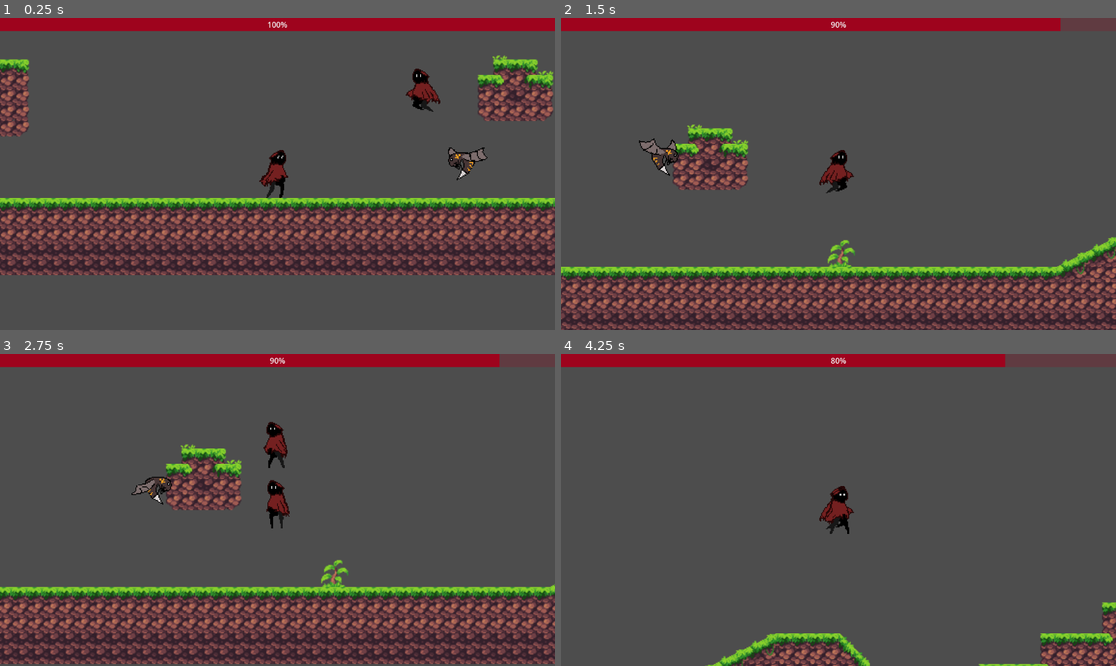
Above: before the commit, frames 1-4 (two rows, left to right).
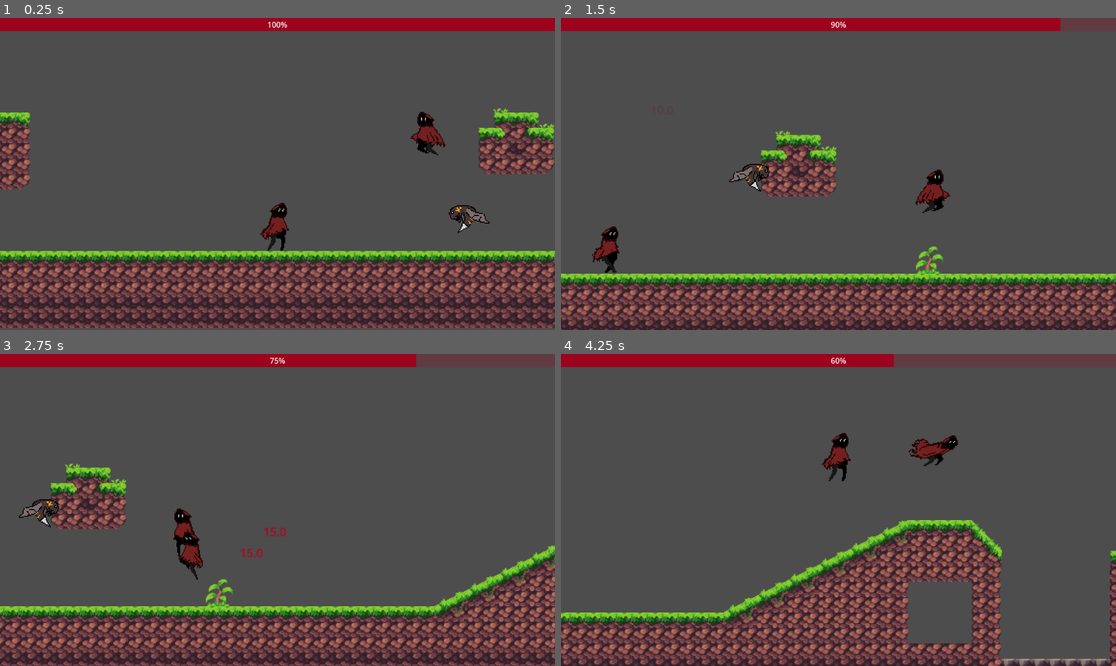
Above: after the commit, the same moments.

Repository: shrwnrhm/CopyPlatformer
Game: Godot game, scene res://Scenes/test_scene.tscn
Two runs of this game, one before a commit and one after it. Both use one fixed random seed, a clock stepped at 60 frames per second and the inputs below.
Inputs:
- Up to frame 1 (0.25 s): no input
- Up to frame 2 (1.5 s): hold X (attack) 0.53-1.28 s; hold Right (move_right) from 0.53 s (still down); tap Space (jump) at 0.77, 1.07 s; tap Z (special) at 0.8, 1.35 s
- Up to frame 3 (2.75 s): tap Space (jump) at 1.52, 1.55, 1.82 s; release Right (move_right) at 2.03 s; hold Left (move_left) from 2.03 s (still down); hold Space (jump) from 2.03 s (still down); tap X (attack) at 2.3 s
- Up to frame 4 (4.25 s): release Left (move_left) at 2.78 s; release Space (jump) at 2.78 s; hold Right (move_right) from 2.78 s (still down); tap X (attack) at 2.85 s; tap Space (jump) at 3.02, 3.32, 3.77, 3.8, 4.07 s; tap Z (special) at 3.05 s; hold Z (special) from 3.53 s (still down)

The runs differ from the first frame. In frame 1, 45% of the frame differs, in the area x 0-100%, y 12-100%; in frame 2, 21%; in frame 3, 28%; in frame 4, 24%.

Commit message:
Latest updates

Diff:
--- a/Scenes/sewfly.tscn
+++ b/Scenes/Characters/sewfly.tscn
@@ -63,13 +63,14 @@
 }]
 
 [sub_resource type="CapsuleShape2D" id="CapsuleShape2D_umbdo"]
-radius = 15.0
+radius = 12.0
+height = 28.0
 
 [sub_resource type="CircleShape2D" id="CircleShape2D_syu1c"]
 radius = 5.0
 
 [sub_resource type="CircleShape2D" id="CircleShape2D_4dexq"]
-radius = 12.0
+radius = 10.198039
 
 [sub_resource type="Animation" id="Animation_yv5pb"]
 length = 0.001
@@ -124,6 +125,7 @@
 
 [sub_resource type="Animation" id="Animation_4dexq"]
 resource_name = "attack"
+length = 0.25
 tracks/0/type = "value"
 tracks/0/imported = false
 tracks/0/enabled = true
@@ -143,10 +145,10 @@
 tracks/1/interp = 1
 tracks/1/loop_wrap = true
 tracks/1/keys = {
-"times": PackedFloat32Array(0, 0.15, 0.4, 0.6),
-"transitions": PackedFloat32Array(1, 1, 1, 1),
-"update": 1,
-"values": [0, 1, 2, 0]
+"times": PackedFloat32Array(0, 0.05, 0.15),
+"transitions": PackedFloat32Array(1, 1, 1),
+"update": 1,
+"values": [0, 1, 2]
 }
 tracks/2/type = "value"
 tracks/2/imported = false
@@ -155,10 +157,10 @@
 tracks/2/interp = 1
 tracks/2/loop_wrap = true
 tracks/2/keys = {
-"times": PackedFloat32Array(0, 0.15, 0.4, 0.6),
-"transitions": PackedFloat32Array(1, 1, 1, 1),
-"update": 1,
-"values": [Vector2(-2, 13), Vector2(3, 6), Vector2(-13, 17), Vector2(-2, 13)]
+"times": PackedFloat32Array(0, 0.05, 0.15),
+"transitions": PackedFloat32Array(1, 1, 1),
+"update": 1,
+"values": [Vector2(-2, 13), Vector2(3, 6), Vector2(-13, 17)]
 }
 tracks/3/type = "value"
 tracks/3/imported = false
@@ -167,15 +169,32 @@
 tracks/3/interp = 1
 tracks/3/loop_wrap = true
 tracks/3/keys = {
-"times": PackedFloat32Array(0, 0.15, 0.4, 0.6),
-"transitions": PackedFloat32Array(1, 1, 1, 1),
-"update": 1,
-"values": [Vector2(1, 1), Vector2(1, 1), Vector2(2, 2), Vector2(1, 1)]
+"times": PackedFloat32Array(0, 0.15),
+"transitions": PackedFloat32Array(1, 1),
+"update": 1,
+"values": [Vector2(1, 1), Vector2(2, 2)]
+}
+tracks/4/type = "method"
+tracks/4/imported = false
+tracks/4/enabled = true
+tracks/4/path = NodePath(".")
+tracks/4/interp = 1
+tracks/4/loop_wrap = true
+tracks/4/keys = {
+"times": PackedFloat32Array(0.15, 0.25),
+"transitions": PackedFloat32Array(1, 1),
+"values": [{
+"args": [],
+"method": &"enable_attack_state_attack_damage"
+}, {
+"args": [],
+"method": &"reset_to_default_state_stats"
+}]
 }
 
 [sub_resource type="Animation" id="Animation_dq30u"]
 resource_name = "idle"
-length = 0.6
+length = 0.3
 loop_mode = 1
 tracks/0/type = "value"
 tracks/0/imported = false
@@ -196,7 +215,7 @@
 tracks/1/interp = 1
 tracks/1/loop_wrap = true
 tracks/1/keys = {
-"times": PackedFloat32Array(0, 0.2, 0.4),
+"times": PackedFloat32Array(0, 0.1, 0.2),
 "transitions": PackedFloat32Array(1, 1, 1),
 "update": 1,
 "values": [0, 1, 2]
@@ -227,6 +246,8 @@
 collision_layer = 0
 collision_mask = 0
 script = ExtResource("4_s88ri")
+damage = 5.0
+knockback_strength = 500.0
 
 [node name="CollisionShape2D" type="CollisionShape2D" parent="Hitbox"]
 position = Vector2(-2, 13)
@@ -248,5 +269,3 @@
 libraries = {
 &"": SubResource("AnimationLibrary_c6djq")
 }
-
-[connection signal="area_entered" from="Hitbox" to="." method="_on_hurt_zone_area_entered"]
--- a/Scenes/sewling.tscn
+++ b/Scenes/Characters/sewling.tscn
@@ -280,10 +280,10 @@
 tracks/2/interp = 1
 tracks/2/loop_wrap = true
 tracks/2/keys = {
-"times": PackedFloat32Array(0, 0.033333335, 0.2, 0.4),
-"transitions": PackedFloat32Array(1, 1, 1, 1),
-"update": 1,
-"values": [true, true, false, true]
+"times": PackedFloat32Array(0, 0.2),
+"transitions": PackedFloat32Array(1, 1),
+"update": 1,
+"values": [true, false]
 }
 
 [sub_resource type="Animation" id="Animation_pu2lt"]
@@ -517,6 +517,8 @@
 
 [node name="Hitbox" type="Area2D" parent="."]
 script = ExtResource("7_6dpdm")
+damage = 15.0
+knockback_direction = Vector2(7, 19)
 metadata/_custom_type_script = "uid://bhb7ecddpslrb"
 
 [node name="CollisionShape2D" type="CollisionShape2D" parent="Hitbox"]
--- /dev/null
+++ b/Scenes/Effects/pop_label.tscn
@@ -0,0 +1,118 @@
+[gd_scene load_steps=5 format=3 uid="uid://c1gj8ulmrb8uv"]
+
+[ext_resource type="Script" uid="uid://qvs0205myhf7" path="res://Scripts/Effects/pop_label.gd" id="1_jfnoq"]
+
+[sub_resource type="Animation" id="Animation_fpkqn"]
+length = 0.001
+tracks/0/type = "value"
+tracks/0/imported = false
+tracks/0/enabled = true
+tracks/0/path = NodePath("PivotMarker2D:scale")
+tracks/0/interp = 1
+tracks/0/loop_wrap = true
+tracks/0/keys = {
+"times": PackedFloat32Array(0),
+"transitions": PackedFloat32Array(1),
+"update": 0,
+"values": [Vector2(1e-05, 1e-05)]
+}
+tracks/1/type = "value"
+tracks/1/imported = false
+tracks/1/enabled = true
+tracks/1/path = NodePath("PivotMarker2D:modulate")
+tracks/1/interp = 1
+tracks/1/loop_wrap = true
+tracks/1/keys = {
+"times": PackedFloat32Array(0),
+"transitions": PackedFloat32Array(1),
+"update": 0,
+"values": [Color(0.6901961, 0.019607844, 0.13725491, 1)]
+}
+tracks/2/type = "value"
+tracks/2/imported = false
+tracks/2/enabled = true
+tracks/2/path = NodePath("PivotMarker2D:position")
+tracks/2/interp = 1
+tracks/2/loop_wrap = true
+tracks/2/keys = {
+"times": PackedFloat32Array(0),
+"transitions": PackedFloat32Array(1),
+"update": 0,
+"values": [Vector2(0, 0)]
+}
+
+[sub_resource type="Animation" id="Animation_vagbp"]
+resource_name = "pop"
+length = 0.8
+tracks/0/type = "value"
+tracks/0/imported = false
+tracks/0/enabled = true
+tracks/0/path = NodePath("PivotMarker2D:scale")
+tracks/0/interp = 1
+tracks/0/loop_wrap = true
+tracks/0/keys = {
+"times": PackedFloat32Array(0, 0.03, 0.05),
+"transitions": PackedFloat32Array(0.5, 1, 1),
+"update": 0,
+"values": [Vector2(1e-05, 1e-05), Vector2(1, 1), Vector2(0.75, 0.75)]
+}
+tracks/1/type = "value"
+tracks/1/imported = false
+tracks/1/enabled = true
+tracks/1/path = NodePath("PivotMarker2D:position")
+tracks/1/interp = 1
+tracks/1/loop_wrap = true
+tracks/1/keys = {
+"times": PackedFloat32Array(0.3, 0.8),
+"transitions": PackedFloat32Array(1, 1),
+"update": 0,
+"values": [Vector2(0, 0), Vector2(0, -192)]
+}
+tracks/2/type = "value"
+tracks/2/imported = false
+tracks/2/enabled = true
+tracks/2/path = NodePath("PivotMarker2D:modulate")
+tracks/2/interp = 1
+tracks/2/loop_wrap = true
+tracks/2/keys = {
+"times": PackedFloat32Array(0.3, 0.8),
+"transitions": PackedFloat32Array(1, 1),
+"update": 0,
+"values": [Color(0.6901961, 0.019607844, 0.13725491, 1), Color(0.56078434, 0, 0.09019608, 0)]
+}
+tracks/3/type = "method"
+tracks/3/imported = false
+tracks/3/enabled = true
+tracks/3/path = NodePath(".")
+tracks/3/interp = 1
+tracks/3/loop_wrap = true
+tracks/3/keys = {
+"times": PackedFloat32Array(0.8),
+"transitions": PackedFloat32Array(1),
+"values": [{
+"args": [],
+"method": &"queue_free"
+}]
+}
+
+[sub_resource type="AnimationLibrary" id="AnimationLibrary_4duqj"]
+_data = {
+&"RESET": SubResource("Animation_fpkqn"),
+&"pop": SubResource("Animation_vagbp")
+}
+
+[node name="PopLabel" type="Node2D"]
+script = ExtResource("1_jfnoq")
+
+[node name="PivotMarker2D" type="Marker2D" parent="."]
+modulate = Color(0.6901961, 0.019607844, 0.13725491, 1)
+scale = Vector2(1e-05, 1e-05)
+
+[node name="Label" type="Label" parent="PivotMarker2D"]
+offset_right = 40.0
+offset_bottom = 23.0
+
+[node name="AnimationPlayer" type="AnimationPlayer" parent="."]
+libraries = {
+&"": SubResource("AnimationLibrary_4duqj")
+}
--- a/Scenes/player.tscn
+++ b/Scenes/player.tscn
@@ -1,8 +1,8 @@
 [gd_scene load_steps=5 format=3 uid="uid://un0y14wnyj4r"]
 
 [ext_resource type="Script" uid="uid://e11lp5t3cbw8" path="res://Scripts/player.gd" id="1_p1odr"]
-[ext_resource type="PackedScene" uid="uid://b6vo1s0mgkmwt" path="res://Scenes/sewling.tscn" id="2_tx1dd"]
-[ext_resource type="PackedScene" uid="uid://bscyojs2v21h2" path="res://Scenes/sewfly.tscn" id="3_gymyn"]
+[ext_resource type="PackedScene" uid="uid://b6vo1s0mgkmwt" path="res://Scenes/Characters/sewling.tscn" id="2_tx1dd"]
+[ext_resource type="PackedScene" uid="uid://bscyojs2v21h2" path="res://Scenes/Characters/sewfly.tscn" id="3_gymyn"]
 [ext_resource type="Script" uid="uid://dsfw2hgtps7r5" path="res://Scripts/player_controller.gd" id="8_f1ek2"]
 
 [node name="Player" type="Node2D" groups=["Player"]]
--- a/Scenes/test_scene.tscn
+++ b/Scenes/test_scene.tscn
@@ -4,10 +4,10 @@
 [ext_resource type="Script" uid="uid://u044fw1km80r" path="res://Scripts/scene.gd" id="1_x033f"]
 [ext_resource type="PackedScene" uid="uid://un0y14wnyj4r" path="res://Scenes/player.tscn" id="2_50ct6"]
 [ext_resource type="Script" uid="uid://cpxr0qldmn05b" path="res://Scripts/main_camera.gd" id="3_50ct6"]
-[ext_resource type="PackedScene" uid="uid://bscyojs2v21h2" path="res://Scenes/sewfly.tscn" id="4_hb2xm"]
+[ext_resource type="PackedScene" uid="uid://bscyojs2v21h2" path="res://Scenes/Characters/sewfly.tscn" id="4_hb2xm"]
 [ext_resource type="PackedScene" uid="uid://b5axh2jcjse2n" path="res://Scenes/UI/game_over_menu.tscn" id="5_ak5v8"]
+[ext_resource type="PackedScene" uid="uid://b6vo1s0mgkmwt" path="res://Scenes/Characters/sewling.tscn" id="6_oho3u"]
 [ext_resource type="PackedScene" uid="uid://c53y5nnlrjbox" path="res://Scenes/UI/hud.tscn" id="6_rdbpf"]
-[ext_resource type="PackedScene" uid="uid://b6vo1s0mgkmwt" path="res://Scenes/sewling.tscn" id="8_oho3u"]
 
 [sub_resource type="TileSetAtlasSource" id="TileSetAtlasSource_hb2xm"]
 texture = ExtResource("1_r5l72")
@@ -496,6 +496,9 @@
 [node name="Sewfly" parent="." instance=ExtResource("4_hb2xm")]
 position = Vector2(242, 43)
 
+[node name="Sewling" parent="." instance=ExtResource("6_oho3u")]
+position = Vector2(252, -106)
+
 [node name="CanvasLayer" type="CanvasLayer" parent="."]
 layer = 2
 
@@ -505,7 +508,4 @@
 [node name="GameOverMenu" parent="CanvasLayer" instance=ExtResource("5_ak5v8")]
 visible = false
 
-[node name="Sewling" parent="." instance=ExtResource("8_oho3u")]
-position = Vector2(248, -96)
-
 [connection signal="death" from="Player" to="." method="_on_player_death"]
--- a/Scripts/Characters/abstract_character.gd
+++ b/Scripts/Characters/abstract_character.gd
@@ -11,12 +11,21 @@
 @export var max_health: float = 100.0
 @export var speed: float = 400.0
 @export var jump_strength: float = 800.0
+@export var knockback_resistance: float = 8
+
+@export var attack_cooldown: float = 0 # in seconds
+@export var special_cooldown: float = 1 # in seconds
 
 # Abilities
 @export var flying: bool = false
 
 # Changing Stats
-@onready var health: = max_health
+@onready var health: float = max_health
+@onready var gravity: float = 0
+@onready var knockback: Vector2 = Vector2.ZERO
+
+@onready var attack_cooldown_tracker: float = attack_cooldown
+@onready var special_cooldown_tracker: float = special_cooldown
 
 # State Trackers
 @onready var jumping = false
@@ -29,22 +38,41 @@
 @onready var animation_player: AnimationPlayer = $AnimationPlayer
 
 # controller variables
+@onready var direction: Vector2 = Vector2.ZERO
+@onready var horizontal_direction: float = 0
+@onready var should_attack: bool = false
 @onready var should_special: bool = false
 
 # Called when the node enters the scene tree for the first time.
 func _ready() -> void:
 	animation_player.animation_finished.connect(_on_animation_player_animation_finished)
 
-
 # Called every frame. 'delta' is the elapsed time since the previous frame.
 func _process(delta: float) -> void:
+	# update the time for the cooldowns
+	attack_cooldown_tracker += delta
+	special_cooldown_tracker += delta
+
 	# Get the directives of the controller component
 	controller.calculate()
-	#var direction: Vector2 = controller.get_direction()
-	var horizontal_direction: float = controller.get_horizontal_direction()
+
+	direction = controller.get_direction()
+	horizontal_direction = controller.get_horizontal_direction()
 	#var should_jump: bool = controller.should_jump()
-	#var should_attack: bool = controller.should_attack()
-	should_special = controller.should_special()
+
+	if attack_cooldown_tracker > attack_cooldown:
+		should_attack = controller.should_attack()
+		if should_attack:
+			attack_cooldown_tracker = 0
+	else:
+		should_attack = false
+
+	if special_cooldown_tracker > special_cooldown:
+		should_special = controller.should_special()
+		if should_special:
+			special_cooldown_tracker = 0
+	else:
+		should_special = false
 
 	apply_movement(delta)
 	apply_post_movement(delta)
@@ -61,7 +89,7 @@
 
 	# Kill the character if it falls too far down # TODO: find a better way to do this
 	if position.y > 1000:
-		take_damage(delta * max_health / 10)
+		take_damage(delta * max_health / 3)
 
 	# Apply Left/Right orientation of the sprite
 	if facing > 0:
@@ -73,24 +101,30 @@
 	apply_state_change()
 
 
-func apply_movement(delta: float) -> void:
-	var direction: Vector2 = controller.get_direction()
-	var horizontal_direction: float = controller.get_horizontal_direction()
+func apply_movement(delta: float, speed_multiplier: Vector2 = Vector2.ONE) -> void:
 	var should_jump: bool = controller.should_jump()
 
 	# Apply movement speed
 	if flying:
-		velocity = direction * speed
+		velocity = (direction * speed)
+		velocity.x *= speed_multiplier.x
+		velocity.y *= speed_multiplier.y
 	else:
 		velocity.x = horizontal_direction * speed
+		velocity.x *= speed_multiplier.x
+		velocity.y = 0
 
 		if is_on_floor():
+			gravity = 0
 			if should_jump and jump_strength > 0:
-				velocity.y = -jump_strength
-			else:
-				velocity.y = 0
+				gravity -= jump_strength
 		else:
-			velocity.y += get_gravity().y * delta
+			gravity += get_gravity().y * delta
+			#print("gravity: ", gravity)
+		velocity.y += gravity
+
+	velocity += knockback
+	knockback = knockback.lerp(Vector2.ZERO, knockback_resistance * delta)
 
 func apply_post_movement(delta: float) -> void:
 	pass
@@ -99,9 +133,7 @@
 	pass
 
 func apply_state_change() -> void:
-	var horizontal_direction: float = controller.get_horizontal_direction()
 	#var should_jump: bool = controller.should_jump()
-	var should_attack: bool = controller.should_attack()
 
 	# Change state if allowed
 	if not attacking and not specialing:
@@ -123,13 +155,23 @@
 		else:
 			animation_player.play(&"jump")
 
-
+@onready var pop_label_scene = preload("res://Scenes/Effects/pop_label.tscn")
 func take_damage(damage: float):
 	health = max(0, health - damage)
+
+	# create a pop label to indicate damage was received # TODO: use the signal instead
+	var pop_label = pop_label_scene.instantiate()
+	get_tree().root.add_child(pop_label)
+	pop_label.pop(str(damage), global_position)
+
 	emit_signal("damaged")
 	if health <= 0:
 		emit_signal("death")
 		queue_free()
+
+
+func take_knockback(knockback: Vector2):
+	self.knockback += knockback
 
 
 # When an animation finishes, return to base state
--- a/Scripts/Characters/sewfly.gd
+++ b/Scripts/Characters/sewfly.gd
@@ -5,4 +5,13 @@
 	sprite_facing_right = false
 	max_health = 20
 	speed = 200
+	attack_cooldown = 0.2
 	flying = true
+
+# TODO: this is only temporary, overhaul all of this attack damage increase logic
+@onready var reset_damage_value: float = $Hitbox.damage
+func enable_attack_state_attack_damage() -> void:
+	$Hitbox.damage = 10
+
+func reset_to_default_state_stats() -> void:
+		$Hitbox.damage = reset_damage_value
--- a/Scripts/Characters/sewling.gd
+++ b/Scripts/Characters/sewling.gd
@@ -1,24 +1,18 @@
 extends AbstractCharacter
 
-@export var special_dash_speed: float = 800
-@export var special_dash_cooldown: float = 2 # in seconds
-
-@onready var special_dash_cooldown_tracker: float = special_dash_cooldown # in seconds
+@export var special_dash_speed_multipler: float = 2
 
 # Called when the node enters the scene tree for the first time.
 func _init() -> void:
 	max_health = 100
 	speed = 400
 	jump_strength = 800
+	special_cooldown = 1
 
 
-func apply_post_movement(delta: float) -> void:
+func apply_movement(delta: float, speed_multiplier: Vector2 = Vector2.ONE) -> void:
 	if specialing:
-		velocity.x = facing * special_dash_speed
-
-func apply_pre_state_change(delta: float) -> void:
-	if should_special and special_dash_cooldown_tracker < special_dash_cooldown:
-		should_special = false
-		special_dash_cooldown_tracker += delta
-	elif should_special:
-		special_dash_cooldown_tracker = 0
+		horizontal_direction = facing
+		super.apply_movement(delta, Vector2(special_dash_speed_multipler, 1))
+	else:
+		super.apply_movement(delta)
--- /dev/null
+++ b/Scripts/Effects/pop_label.gd
@@ -0,0 +1,9 @@
+extends Node2D
+
+@onready var animation_player: AnimationPlayer = $AnimationPlayer
+@onready var label: Label = $PivotMarker2D/Label
+
+func pop(text: String, pop_position: Vector2) -> void:
+	global_position = pop_position
+	label.text = text
+	animation_player.play(&"pop")
--- a/Scripts/hitbox.gd
+++ b/Scripts/hitbox.gd
@@ -2,7 +2,10 @@
 extends Area2D
 
 @export var damage: float = 10
+@export var knockback_strength: float = 1000
+#@export var knockback_direction: Vector2 = Vector2.ZERO
 
 func _init() -> void:
 	collision_layer = 0x100 # should be a 4 for collision layer 3
 	collision_mask = 0x1000 # should be a 8 for collision layer 4
+	#knockback_direction = knockback_direction.normalized()
--- a/Scripts/hurtbox.gd
+++ b/Scripts/hurtbox.gd
@@ -1,7 +1,5 @@
 class_name Hurtbox
 extends Area2D
-
-@export var damage: float = 10
 
 func _init() -> void:
 	collision_layer = 0x1000 # should be a 8 for collision layer 4
@@ -14,3 +12,7 @@
 
 	if owner.has_method("take_damage"):
 		owner.call("take_damage", hitbox.damage)
+
+	if owner.has_method("take_knockback"):
+		var knockback_direction = (owner.global_position - hitbox.owner.global_position).normalized()
+		owner.call("take_knockback", knockback_direction * hitbox.knockback_strength)
--- a/Scripts/main_camera.gd
+++ b/Scripts/main_camera.gd
@@ -3,11 +3,15 @@
 # Path to the player node in the scene
 @export var target: Player # adjust to your scene tree
 
-# Smoothing factor. Larger values resu  lt in faster following.
-@export var follow_speed: float = 750.0
+# Smoothing factor. Larger values result in faster following.
+@export var follow_speed: float = 800.0
 
-#Optional offset to keep the camera a bit above or behind the player
-#@export var offset: Vector2 = Vector2(0, 0)
+# Deadzone Area Size
+@export var deadzone_area: Vector2 = Vector2(200, 150)
+
+# the deadzone vectors with the screen center as origin
+@onready var min_deadzone_vector: Vector2 = -deadzone_area / 2
+@onready var max_deadzone_vector: Vector2 = deadzone_area / 2
 
 # Internal reference to the player
 #@onready var target: Node2D = get_node(target_path) as Node2D
@@ -17,8 +21,16 @@
 		print("target is not a valid target!")
 		return
 
-	# Desired position is the player's position plus an offset
-	var desired_position: Vector2 = target.get_player_position() + offset
+	var target_global_position: Vector2 = target.get_player_position()
 
-	# Move the camera gradually towards the targets position
+	# calculate the distance between camera position and the target
+	var relative_target_position: Vector2 = target_global_position - global_position
+
+	# contrain the distance within the deadzone area
+	var relative_desired_position: Vector2 = relative_target_position.clamp(min_deadzone_vector, max_deadzone_vector)
+
+	# apply the contrained distance and possible offset for the desired camera position
+	var desired_position: Vector2 = target_global_position - relative_desired_position + offset
+
+	# Move the camera gradually towards the desired position
 	position = position.move_toward(desired_position, follow_speed * delta)
Not shown, added: Assets/Tiles/TileSetSewer.png.import
Not shown, added: Scripts/Effects/pop_label.gd.uid
